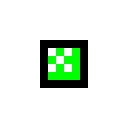
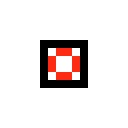
Layered file, before and after one edit (128x128). Changes by layer:
added layer "extraction" above "crafting" over (48, 48, 80, 80)
hid "crafting" over (48, 48, 80, 80)
